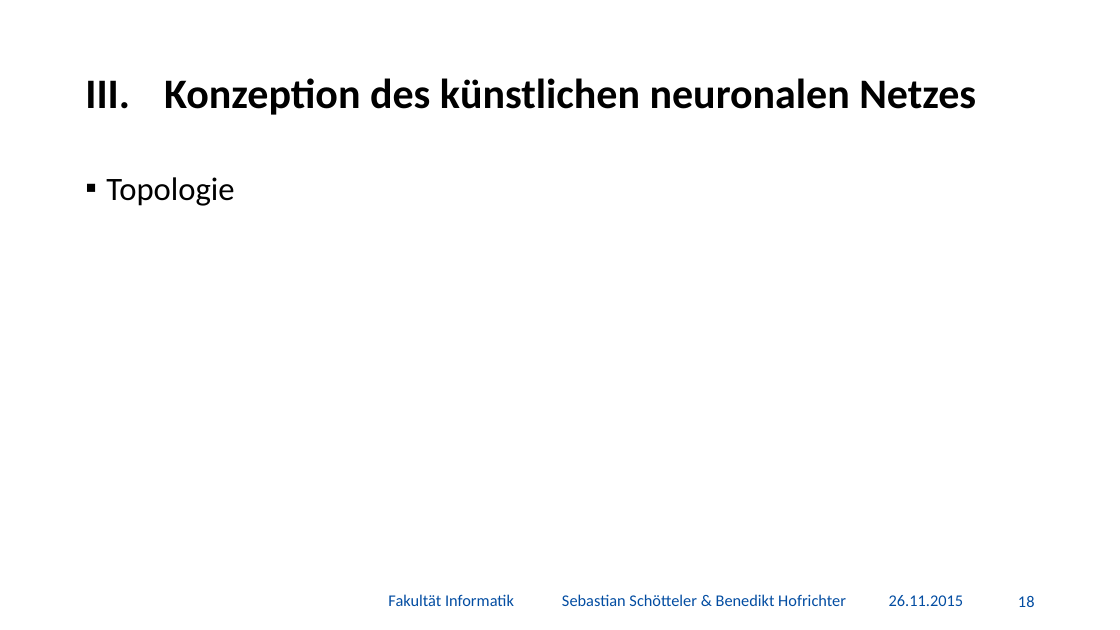
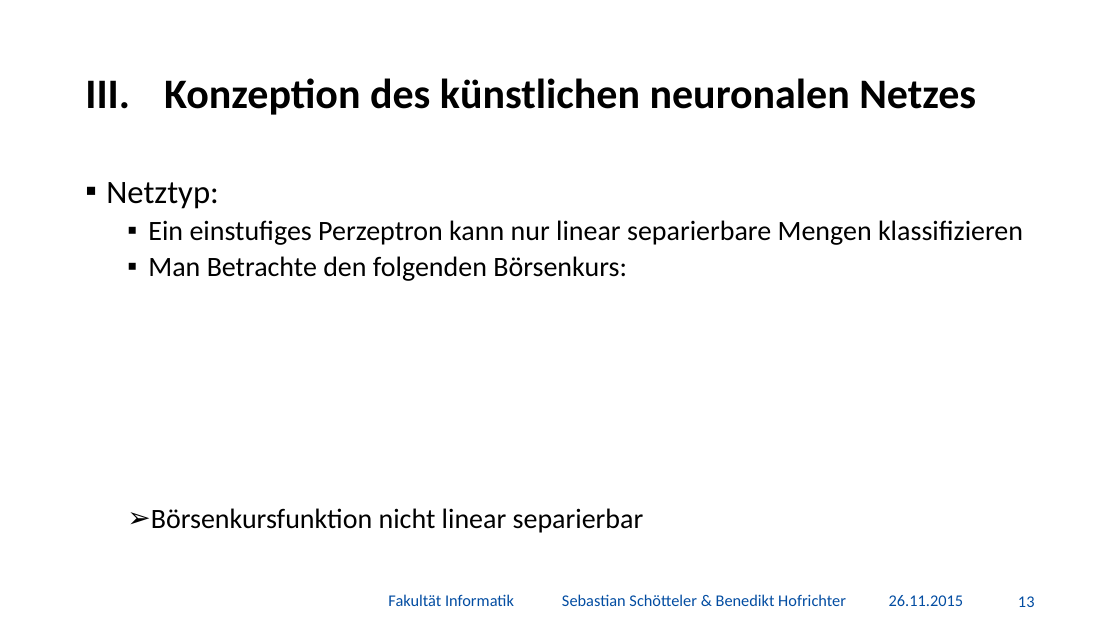
Before and after one commit to BenediktGitGit/soco15, a slide deck: slide 14 of 3b) Vortrag/Präsentation.pptx (slide 19 before the commit). Drawn at 1120x630 pixels with LibreOffice and Linux fonts; fonts in the diff are those of the drawing; background and template pictures are left out. Boxes give left, top, right and bottom in pixels: in the first picture for what was removed or moved away, otherwise in the second. Text is boxed around its words. In the diff, an @@ line names an element or a change of style, - is before the commit and + after.

```diff
--- a/3b) Vortrag/Präsentation.pptx
+++ b/3b) Vortrag/Präsentation.pptx
@@ text at box(106, 182, 1023, 533): text changed; size 28 to 24 pt @@
-▪ Topologie
+▪ Netztyp:
+  ▪ Ein einstufiges Perzeptron kann nur linear separierbare Mengen klassifizieren
+  ▪ Man Betrachte den folgenden Börsenkurs:
+  ➢ Börsenkursfunktion nicht linear separierbar
@@ page number at box(1018, 596, 1035, 607): text changed @@
-18
+13
```
Also in this commit, not shown: 5 other slides changed, 1 slide added.
